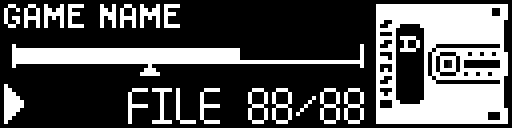
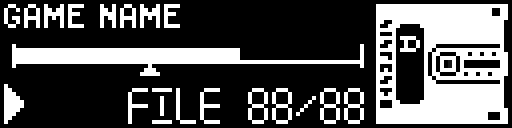
The second 512 x 128 image is a revision of the first. Changes to its layers:
painted on "File" over [160, 92, 164, 120]
